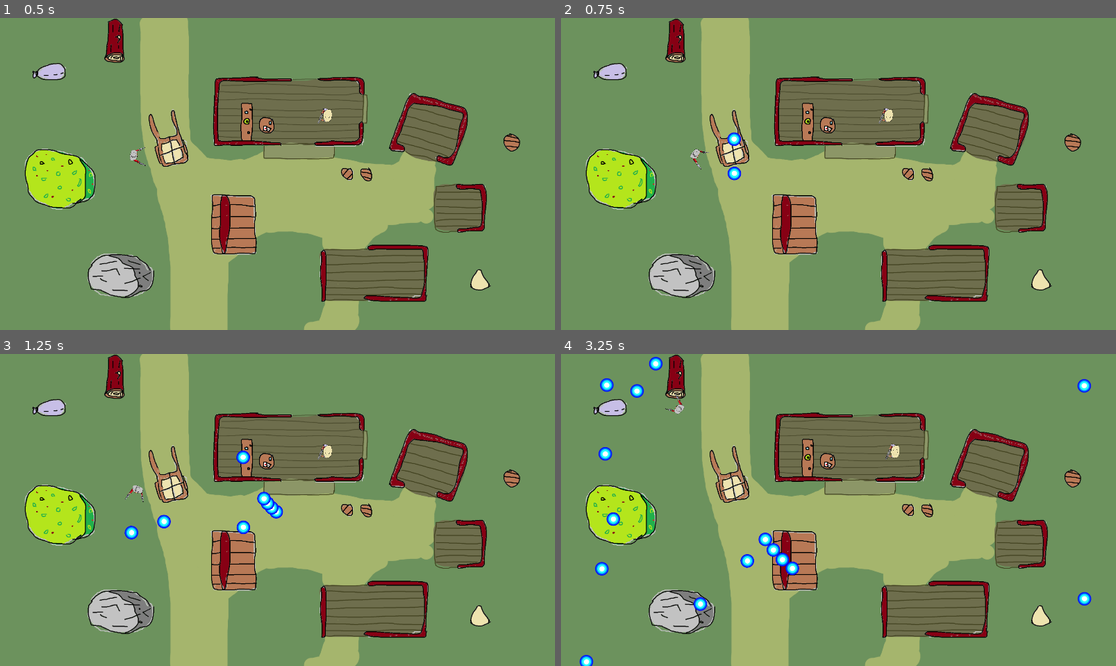
Above: before the commit, frames 1-4 (two rows, left to right).
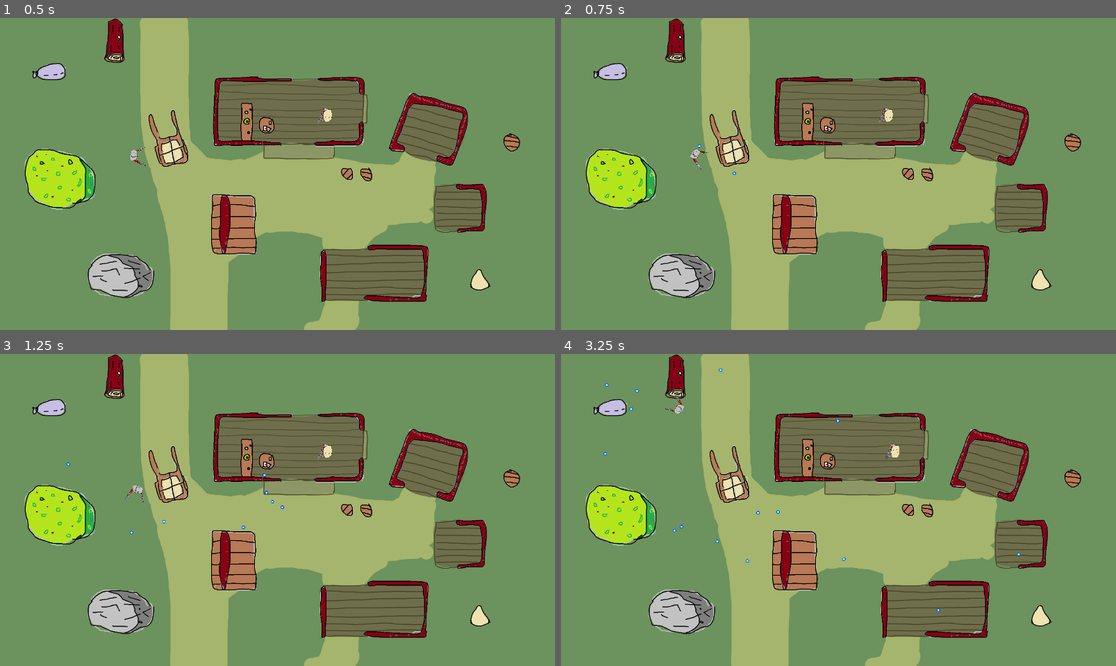
Above: after the commit, the same moments.

Repository: vasekhodina/cuddly-umbrella
Game: Godot game, scene res://scenes/Main.tscn
Two runs of this game, one before a commit and one after it. Both use one fixed random seed, a clock stepped at 60 frames per second and the inputs below.
Inputs:
- Up to frame 1 (0.5 s): no input
- Up to frame 2 (0.75 s): tap Enter at 0.5 s; hold D (p1_right) from 0.53 s (still down); hold Q (p1_shoot) from 0.53 s (still down)
- Up to frame 3 (1.25 s): keep holding D (p1_right); keep holding Q (p1_shoot); tap U (p2_shoot) at 0.8 s
- Up to frame 4 (3.25 s): release D (p1_right) at 1.28 s; release Q (p1_shoot) at 1.28 s; hold S (p1_down) 1.28-2.03 s; tap U (p2_shoot) at 1.35, 2.3 s; tap Q (p1_shoot) at 1.55, 3.05 s; hold D (p1_right) 2.03-2.78 s; hold Q (p1_shoot) 2.03-2.78 s; hold W (p1_up) from 2.78 s (still down); tap K (p2_down) at 2.85 s

Frame 1 is identical in both runs. In frame 2, 0.2% of the frame differs, in the area x 24-33%, y 36-53%; in frame 3, 0.6%; in frame 4, 1.4%, in the area x 3-96%, y 0-100%.

Commit message:
Add bullet reflection from other sources
This change changes node type of bullet to KinematicBody from
Area2D. And changes the script of player_bullet to enable
bullet reflection from obstacles. Players too unfortunately.

Diff:
--- a/scenes/Main.tscn
+++ b/scenes/Main.tscn
@@ -1,11 +1,11 @@
 [gd_scene load_steps=18 format=2]
 
 [ext_resource path="res://sprites/backdrop_map.png" type="Texture" id=1]
-[ext_resource path="res://scenes/Area2D.gd" type="Script" id=2]
+[ext_resource path="res://scripts/Area2D.gd" type="Script" id=2]
 [ext_resource path="res://sprites/obstacle_map.png" type="Texture" id=3]
 [ext_resource path="res://scenes/Player1.tscn" type="PackedScene" id=4]
 [ext_resource path="res://scenes/Player2.tscn" type="PackedScene" id=5]
-[ext_resource path="res://scenes/Announcement.gd" type="Script" id=6]
+[ext_resource path="res://scripts/Announcement.gd" type="Script" id=6]
 
 [sub_resource type="CapsuleShape2D" id=1]
 
--- a/scenes/Player2.tscn
+++ b/scenes/Player2.tscn
@@ -53,7 +53,8 @@
 
 [node name="muzzle" type="Position2D" parent="." index="2"]
 
-position = Vector2( 40.5699, -43.3153 )
+position = Vector2( 4.07127, -41.5635 )
+_sections_unfolded = [ "Transform" ]
 
 [node name="gun_timer" type="Timer" parent="." index="3"]
 
--- a/scenes/player_bullet.tscn
+++ b/scenes/player_bullet.tscn
@@ -6,23 +6,22 @@
 [sub_resource type="CircleShape2D" id=1]
 
 custom_solver_bias = 0.0
-radius = 23.4621
+radius = 5.80483
 
-[node name="player_bullet" type="Area2D"]
+[node name="player_bullet" type="KinematicBody2D"]
 
 input_pickable = true
-gravity_vec = Vector2( 0, 1 )
-gravity = 98.0
-linear_damp = 0.1
-angular_damp = 1.0
-audio_bus_override = false
-audio_bus_name = "Master"
+collision_layer = 1
+collision_mask = 1
+collision/safe_margin = 0.08
 script = ExtResource( 1 )
 speed = 500
 
 [node name="Sprite" type="Sprite" parent="." index="0"]
 
+scale = Vector2( 0.25, 0.25 )
 texture = ExtResource( 2 )
+_sections_unfolded = [ "Transform" ]
 
 [node name="CollisionShape2D" type="CollisionShape2D" parent="." index="1"]
 
@@ -35,6 +34,4 @@
 one_shot = true
 autostart = true
 
-[connection signal="body_entered" from="." to="." method="_on_player_bullet_body_entered"]
-
 [connection signal="timeout" from="lifetime" to="." method="_on_lifetime_timeout"]
--- a/scripts/Player2.gd
+++ b/scripts/Player2.gd
@@ -37,15 +37,15 @@
         hide()
 
 func shoot():
+    # TODO: Fix weird shotgun bullet spawning. Maybe drop weird angles at all.
     gun_timer.start()
-    #var b1 = bullet.instance()
-    #bullet_container.add_child(b1)
-    #b1.start_at(rotation - 1.2, get_node("muzzle").get_global_position(), velocity)
     var bullets = Array()
     for i in range(0, 4):
         bullets.append(bullet.instance())
         bullet_container.add_child(bullets[i])
-        bullets[i].start_at(rotation - 0.9 + float(i)/10, get_node("muzzle").get_global_position(), velocity)
+        bullets[i].start_at(rotation - 0.8 + float(i)/10,
+                            get_node("muzzle").get_global_position() + Vector2(20 * i, 4 * i).rotated(rotation),
+                            velocity)
 
 func on_hit():
     anim.play("Death")
--- a/scripts/player_bullet.gd
+++ b/scripts/player_bullet.gd
@@ -1,6 +1,4 @@
-extends Area2D
-signal p1_hit
-signal p2_hit
+extends KinematicBody2D
 
 var velocity = Vector2()
 export var speed = 500
@@ -11,7 +9,11 @@
     velocity = v + Vector2(speed, 0).rotated(rotation)
 
 func _process(delta):
-    position = position + velocity * delta
+    var collision = move_and_collide(velocity * delta)
+    if collision:
+        var reflect = collision.remainder.bounce(collision.normal)
+        velocity = velocity.bounce(collision.normal)
+        move_and_collide(reflect)
 
 func _on_lifetime_timeout():
     queue_free()
Renamed: scenes/Announcement.gd -> scripts/Announcement.gd
Renamed: scenes/Area2D.gd -> scripts/Area2D.gd
